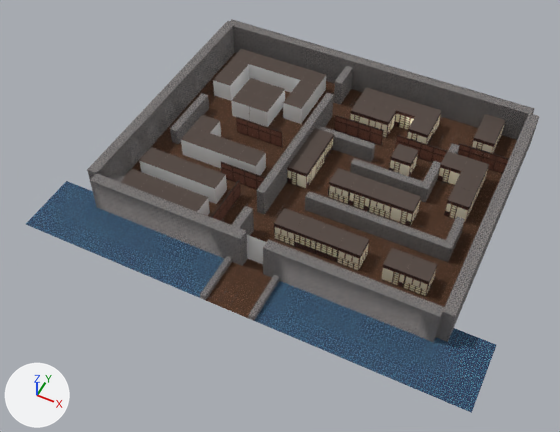
Two versions of the OBJ model Art Assets/Models/maze.obj, one commit apart.
The view is the same before and after, from a camera (50 mm lens) standing at (13.5, -23.0, 33.3) and looking at (-0.2, 4.3, -0.9). Lighting does not change. The marker at lower left points along +X, +Y and +Z. The picture after the commit comes second. Where no turn or scale is listed for an object, it has been applied to the vertices. Vertices at exactly the same position are counted once.
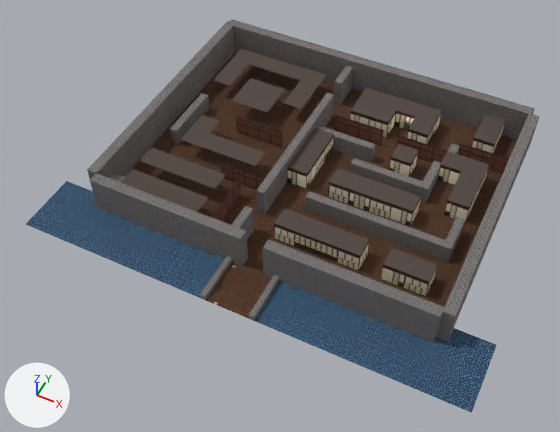
Edits to the scene script, one JSON object a line:
```json
{"block": "me_default", "where": "# used by ob_default; location = (0.0, 0.0, 0.0)"}
{"op": "remove", "block": "me_default", "code": "me_default.from_pydata(...)  # 2781 vertices, 4612 faces; spans x -12.5..13.8, y -3.5..16.6, z -1.2..2.2"}
{"op": "add", "block": "me_default", "code": "me_default.from_pydata(...)  # 2707 vertices, 4486 faces; spans x -12.5..13.8, y -3.5..16.6, z -1.2..2.2"}
{"block": "me_default", "change": "me_default part 1: the loose piece of 6 vertices spanning x -1.3..1.3, y 0.0, z 0.0..1.3 is deleted"}
{"block": "me_default", "change": "me_default part 2: the loose piece of 4 vertices spanning x 0.0..1.3, y 0.0, z 0.7..2.0 is deleted"}
{"block": "me_default", "change": "me_default part 3: the loose piece of 4 vertices spanning x -5.2..-3.9, y 10.0, z 0.0..1.2 is deleted"}
{"block": "me_default", "change": "me_default part 4: 2 vertices moved within x -2.6, y 3.3, z 0.0; 60 vertices removed from x -8.6..-2.1, y 0.7..15.1, z 0.0"}
{"op": "remove", "block": "me_default", "code": "me_default.materials.append(mat_maze_3)  # white #e7e7e7"}
```

Changed parts and their boxes (x1, y1, x2, y2) in the pictures (560 x 432 px):
```json
{"part": 1, "of": "me_default", "change": "deleted", "before": [247, 244, 263, 264]}
{"part": 2, "of": "me_default", "change": "deleted", "before": [247, 235, 266, 250]}
{"part": 3, "of": "me_default", "change": "deleted", "before": [249, 107, 268, 127]}
{"part": 4, "of": "me_default", "change": "cut back", "before": [140, 64, 326, 216], "after": [228, 180, 250, 211]}
```
